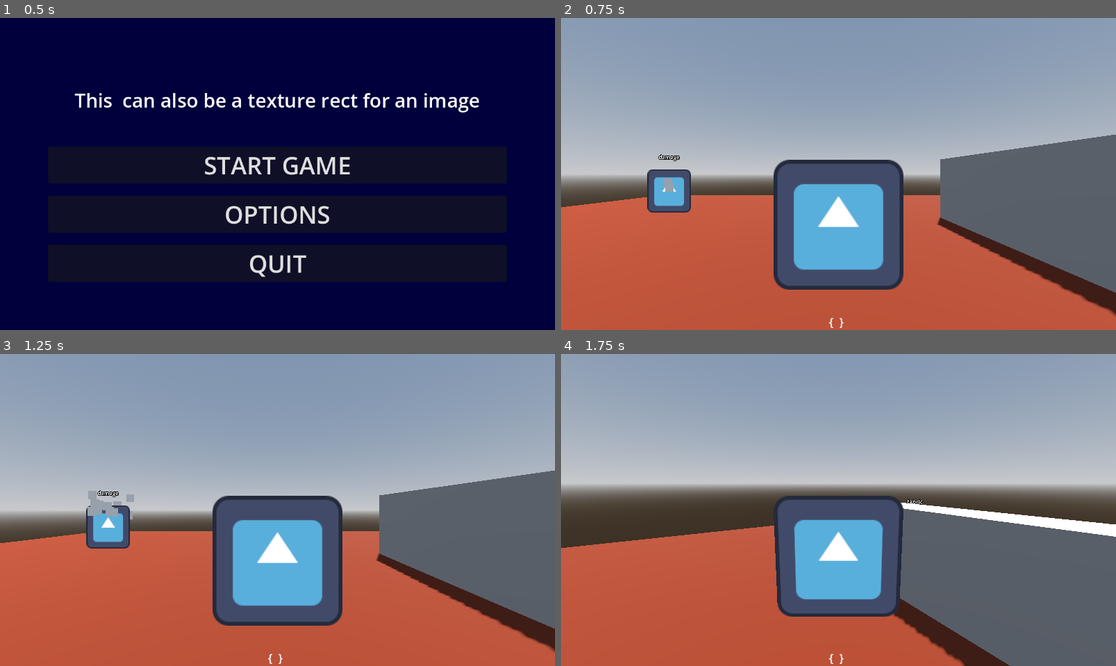
Above: before the commit, frames 1-4 (two rows, left to right).
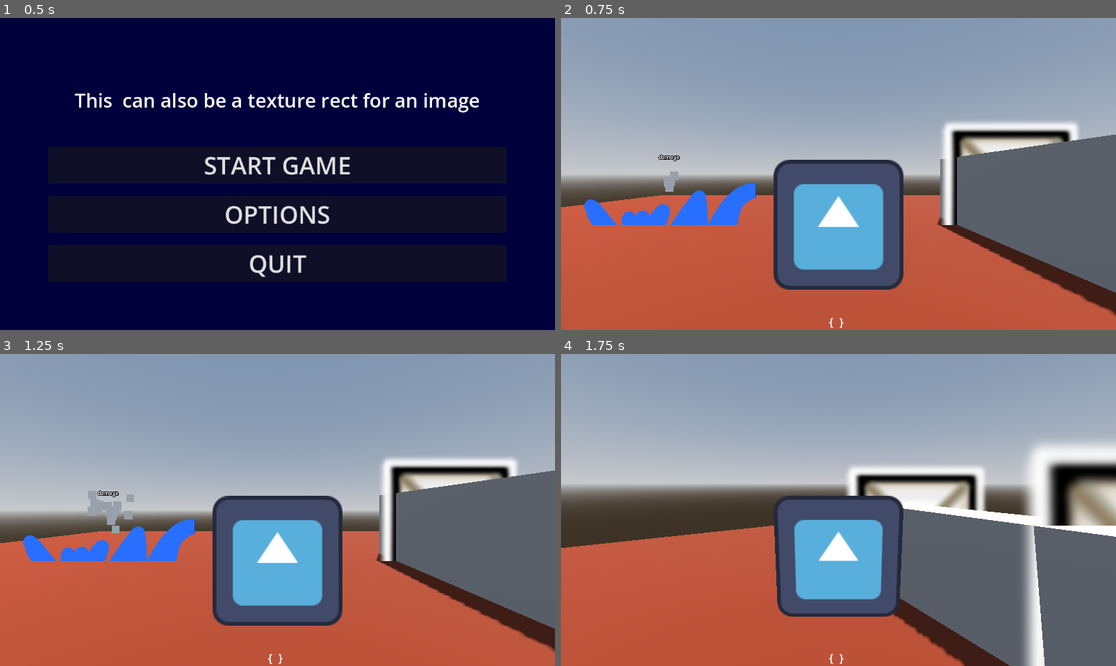
Above: after the commit, the same moments.

Repository: MitchellOpitz/Do-you-WANNA-Jam-2025
Game: Godot game, scene res://scenes/title_screen.tscn
The game is run twice, just before and just after one commit, with the same random seed, the same clock (stepped at 60 frames per second) and the same inputs. The engine's default icon, where the game draws it, is replaced by a stand-in: a white triangle on a blue panel in a dark square.
Inputs (mouse positions are in pixels of both pictures, inside the frame that each line leads up to):
- Up to frame 1 (0.5 s): no input
- Up to frame 2 (0.75 s): click "START GAME" at 0.5 s
- Up to frame 3 (1.25 s): no input
- Up to frame 4 (1.75 s): move the mouse to (866, 510) at 1.27 s; hold W (forward) from 1.28 s (still down); hold E (interact) from 1.28 s (still down); tap Space (jump) at 1.52 s

Frame 1 is identical in both runs. In frame 2, 5.4% of the frame differs, in the area x 4-94%, y 33-67%; in frame 3, 5.3%; in frame 4, 7.9%, in the area x 51-100%, y 28-100%.

Commit message:
Started Resource / Inventory System
Added the capability to add sprites. Need to work on capability to have sprites update UI inventory.

Diff:
--- a/scenes/world.tscn
+++ b/scenes/world.tscn
@@ -1,8 +1,12 @@
-[gd_scene load_steps=13 format=3 uid="uid://rqpkgkt0ab7m"]
+[gd_scene load_steps=22 format=3 uid="uid://rqpkgkt0ab7m"]
 
 [ext_resource type="PackedScene" uid="uid://b6dxse7cc00s7" path="res://Player/player.tscn" id="1_3xt83"]
 [ext_resource type="Script" path="res://scripts/world.gd" id="1_um00t"]
 [ext_resource type="PackedScene" uid="uid://dtjvu7wxx0uyv" path="res://scenes/event_area.tscn" id="2_slnt2"]
+[ext_resource type="Texture2D" uid="uid://tuflototupm6" path="res://Assets/TempInventory.png" id="4_aq3yf"]
+[ext_resource type="Script" path="res://scripts/EventResource.gd" id="5_csmsd"]
+[ext_resource type="Texture2D" uid="uid://b21faga74gxsr" path="res://Assets/TempBox.png" id="6_ldngi"]
+[ext_resource type="Texture2D" uid="uid://bm8tx30broix4" path="res://Assets/TempDamage.png" id="7_keyip"]
 
 [sub_resource type="ParticleProcessMaterial" id="ParticleProcessMaterial_qdiqf"]
 angle_min = 1.07288e-05
@@ -40,6 +44,49 @@
 
 [sub_resource type="BoxMesh" id="BoxMesh_dnee4"]
 size = Vector3(1, 2, 10)
+
+[sub_resource type="Resource" id="Resource_bnxxg"]
+script = ExtResource("5_csmsd")
+use_timer = false
+event_name = "honey"
+event_requirements = {}
+world_sprite = ExtResource("6_ldngi")
+inventory_sprite = ExtResource("4_aq3yf")
+
+[sub_resource type="Resource" id="Resource_bndt3"]
+script = ExtResource("5_csmsd")
+use_timer = false
+event_name = "gum"
+event_requirements = {}
+world_sprite = ExtResource("6_ldngi")
+inventory_sprite = ExtResource("4_aq3yf")
+
+[sub_resource type="Resource" id="Resource_psaaj"]
+script = ExtResource("5_csmsd")
+use_timer = false
+event_name = "fabric"
+event_requirements = {}
+world_sprite = ExtResource("6_ldngi")
+inventory_sprite = ExtResource("4_aq3yf")
+
+[sub_resource type="Resource" id="Resource_pthu8"]
+script = ExtResource("5_csmsd")
+use_timer = true
+event_name = "damage"
+event_requirements = {
+"patch_resource": 1
+}
+world_sprite = ExtResource("7_keyip")
+
+[sub_resource type="Resource" id="Resource_xj02q"]
+script = ExtResource("5_csmsd")
+use_timer = true
+event_name = "patch"
+event_requirements = {
+"fabric_resource": 1,
+"gum_resource": 3,
+"honey_resource": 2
+}
 
 [node name="World" type="Node3D"]
 script = ExtResource("1_um00t")
@@ -85,8 +132,7 @@
 
 [node name="Honey" parent="ResourceEvents" instance=ExtResource("2_slnt2")]
 transform = Transform3D(1, 0, 0, 0, 1, 0, 0, 0, 1, 5, 1, 0)
-use_timer = false
-event_name = "honey"
+event_data = SubResource("Resource_bnxxg")
 
 [node name="GPUParticles3D" type="GPUParticles3D" parent="ResourceEvents/Honey" groups=["particles"]]
 emitting = false
@@ -98,20 +144,15 @@
 
 [node name="Gum" parent="ResourceEvents" instance=ExtResource("2_slnt2")]
 transform = Transform3D(1, 0, 0, 0, 1, 0, 0, 0, 1, 5, 1, 4)
-use_timer = false
-event_name = "gum"
+event_data = SubResource("Resource_bndt3")
 
 [node name="Fabric" parent="ResourceEvents" instance=ExtResource("2_slnt2")]
 transform = Transform3D(1, 0, 0, 0, 1, 0, 0, 0, 1, 5, 1, -4)
-use_timer = false
-event_name = "fabric"
+event_data = SubResource("Resource_psaaj")
 
 [node name="Damage" parent="ResourceEvents" instance=ExtResource("2_slnt2")]
 transform = Transform3D(1, 0, 0, 0, 1, 0, 0, 0, 1, -5, 1, -4)
-event_name = "damage"
-event_requirements = {
-"patch_resource": 1
-}
+event_data = SubResource("Resource_pthu8")
 
 [node name="GPUParticles3D" type="GPUParticles3D" parent="ResourceEvents/Damage" groups=["particles"]]
 amount = 25
@@ -120,12 +161,7 @@
 
 [node name="Patch" parent="ResourceEvents" instance=ExtResource("2_slnt2")]
 transform = Transform3D(1, 0, 0, 0, 1, 0, 0, 0, 1, 10, 1, 0)
-event_name = "patch"
-event_requirements = {
-"fabric_resource": 1,
-"gum_resource": 3,
-"honey_resource": 2
-}
+event_data = SubResource("Resource_xj02q")
 
 [connection signal="completed_interaction" from="ResourceEvents/Honey" to="." method="_on_event_completed"]
 [connection signal="completed_interaction" from="ResourceEvents/Gum" to="." method="_on_event_completed"]
--- /dev/null
+++ b/scripts/EventResource.gd
@@ -0,0 +1,7 @@
+class_name EventResource extends Resource
+
+@export var use_timer : bool = true
+@export var event_name : String
+@export var event_requirements : Dictionary
+@export var world_sprite : CompressedTexture2D
+@export var inventory_sprite : CompressedTexture2D
--- a/scripts/event_area.gd
+++ b/scripts/event_area.gd
@@ -1,8 +1,6 @@
 class_name EventArea extends Node3D
 
-@export var use_timer : bool = true
-@export var event_name : String
-@export var event_requirements : Dictionary
+@export var event_data : EventResource
 
 var player_in_area : bool = false
 var player_inventory : Dictionary
@@ -13,7 +11,10 @@
 
 func _ready() -> void:
 	self.add_to_group("Events")
-	$Info.text = event_name
+
+	# Prepare resources
+	$Sprite3D.texture = event_data.world_sprite
+	$Info.text = event_data.event_name
 
 
 func _input(event: InputEvent) -> void:
@@ -25,17 +26,17 @@
 				break
 
 		# don't complete event if requirements not met.
-		if not check_requirements(event_requirements, player_inventory):
+		if not check_requirements(event_data.event_requirements, player_inventory):
 			return
 
-		if not use_timer:
-			completed_interaction.emit(event_name, self)
+		if not event_data.use_timer:
+			completed_interaction.emit(event_data.event_name, self)
 			# Emit particles if they exist.
 			if self.get_child_count() and self.get_child(0) is GPUParticles3D:
 				self.get_child(0).emitting = true
 			# Deduct items for successful comparison
-			for k in event_requirements.keys():
-				player_inventory[k] -= event_requirements[k]
+			for k in event_data.event_requirements.keys():
+				player_inventory[k] -= event_data.event_requirements[k]
 			return
 
 		var completion_tween = create_tween()
@@ -72,12 +73,12 @@
 
 
 func _on_completion_timer_timeout() -> void:
-	completed_interaction.emit(event_name, self)
+	completed_interaction.emit(event_data.event_name, self)
 	# Emit particles if they exist.
 	if self.get_child_count() and self.get_child(0) is GPUParticles3D:
 		self.get_child(0).emitting = true
-	for k in event_requirements.keys():
-		player_inventory[k] -= event_requirements[k]
+	for k in event_data.event_requirements.keys():
+		player_inventory[k] -= event_data.event_requirements[k]
 
 
 
@@ -95,4 +96,8 @@
 
 
 func _on_info_timer_timeout() -> void:
-	$Info.text = event_name
+	$Info.text = event_data.event_name
+
+
+func get_inventory_sprite() -> CompressedTexture2D:
+	return event_data.inventory_sprite
--- a/scripts/world.gd
+++ b/scripts/world.gd
@@ -37,14 +37,14 @@
 		if c is EventArea:
 			if not c.completed_interaction.get_connections():
 				push_warning(c.name + " completed_interaction signal is not connected to the world.gd _on_event_completed")
-			if c.event_name:
-				if c.event_name.is_empty():
+			if c.event_data.event_name:
+				if c.event_data.event_name.is_empty():
 					push_warning(c.name + " is an empty string. This could cause an error.")
-				elif c.event_name not in item_dicts:
-					push_warning(str(c.get_path()) + " " +  c.event_name + " is not a known item. Check that it has a key in world.gd item_dicts.")
-				if c.event_requirements:
-					if c.event_name in c.event_requirements:
-						push_warning(str(c.get_path()) + " " + c.event_name + " is required to get " + c.event_name + ". Make sure this can still be collected.")
-					for key in c.event_requirements.keys():
-						if c.event_requirements[key] == 0:
+				elif c.event_data.event_name not in item_dicts:
+					push_warning(str(c.get_path()) + " " +  c.event_data.event_name + " is not a known item. Check that it has a key in world.gd item_dicts.")
+				if c.event_data.event_requirements:
+					if c.event_data.event_name in c.event_data.event_requirements:
+						push_warning(str(c.get_path()) + " " + c.event_data.event_name + " is required to get " + c.event_data.event_name + ". Make sure this can still be collected.")
+					for key in c.event_data.event_requirements.keys():
+						if c.event_data.event_requirements[key] == 0:
 							push_warning(str(c.get_path()) + " " + key + " requires 0. Double check this.")
Binary file added: Assets/TempBox.png
Not shown, added: Assets/TempBox.png.import
Binary file added: Assets/TempDamage.png
Not shown, added: Assets/TempDamage.png.import
Binary file added: Assets/TempInventory.png
Not shown, added: Assets/TempInventory.png.import
